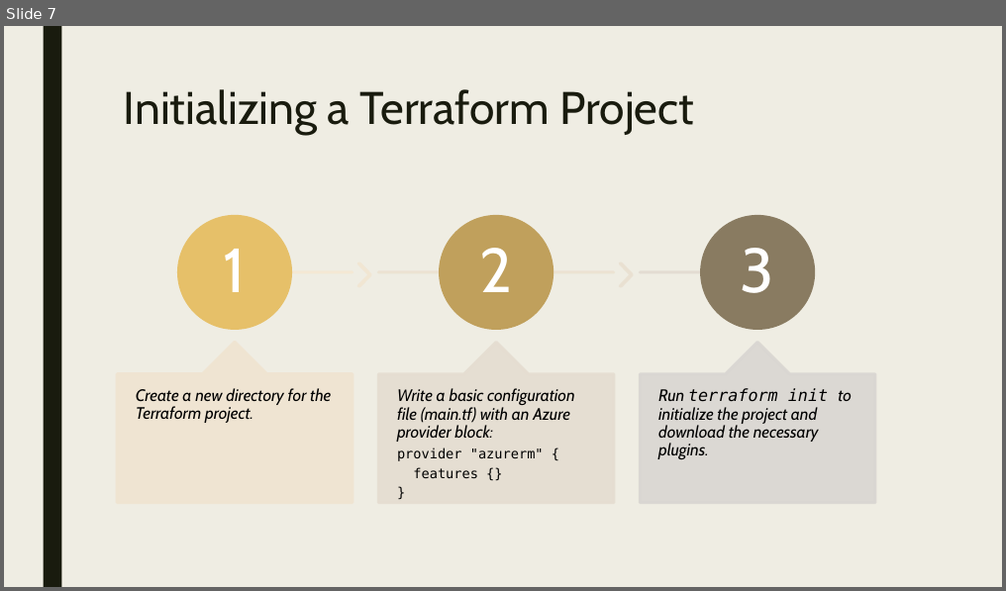
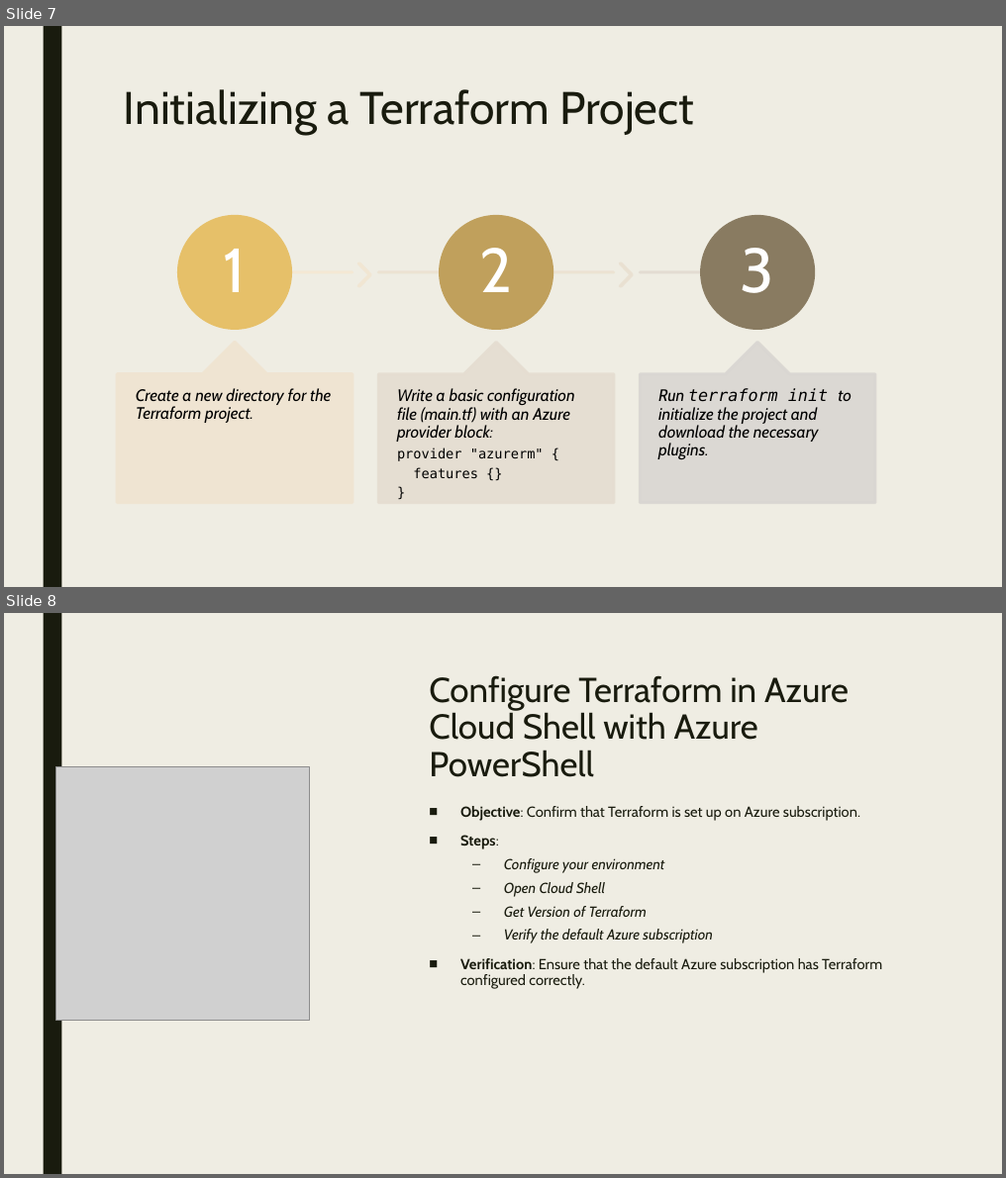
Before and after one commit to cwoodruff/terraform-workshop, a slide deck: slides/1-Setting Up the Environment.pptx. Shown one above the other, each under a label of ours: slide 7 before the commit, slides 7 and 8 after it. The pictures are 1006x591 and 1006x1178 pixels, drawn with LibreOffice and Linux fonts; fonts in the diff are those of the drawing; grey boxes stand for pictures. Boxes give left, top, right and bottom in pixels: in the first picture for what was removed or moved away, otherwise in the second. Text is boxed around its words. In the diff, an @@ line names an element or a change of style, - is before the commit and + after.

Commit message:
added azure configure for terraform to slide and online content

```diff
--- a/slides/1-Setting Up the Environment.pptx
+++ b/slides/1-Setting Up the Environment.pptx
@@ slide 8 added at bbox=[4, 613, 1002, 1174], background #EFEDE3; not listed: 1 template element that a slide beside it also shows @@
@@ title added at bbox=[429, 675, 848, 777], 33.3 pt, text #191B0E @@
+Configure Terraform in Azure Cloud Shell with Azure PowerShell
@@ picture added at bbox=[55, 767, 309, 1020] @@
@@ text added at bbox=[460, 806, 882, 989], 14 pt, text #191B0E @@
+■ Objective: Confirm that Terraform is set up on Azure subscription.
+■ Steps:
+  – Configure your environment
+  – Open Cloud Shell
+  – Get Version of Terraform
+  – Verify the default Azure subscription
+■ Verification: Ensure that the default Azure subscription has Terraform configured correctly.
```
Also in this commit, not shown: 11 other files.
